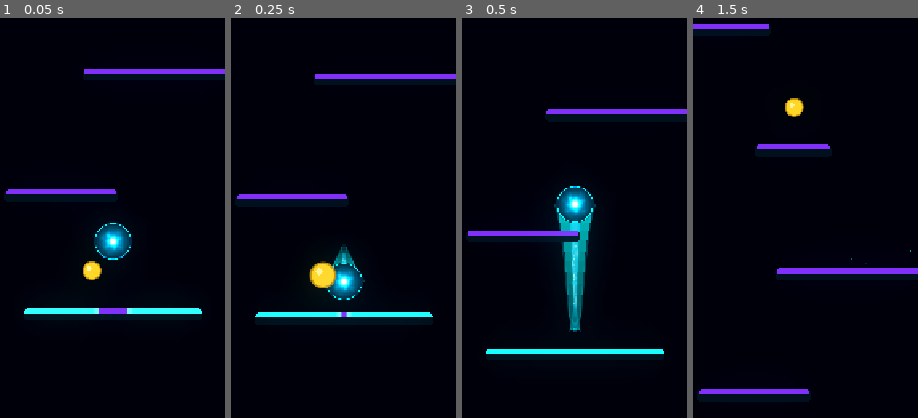
Above: before the commit, frames 1-4 (left to right).
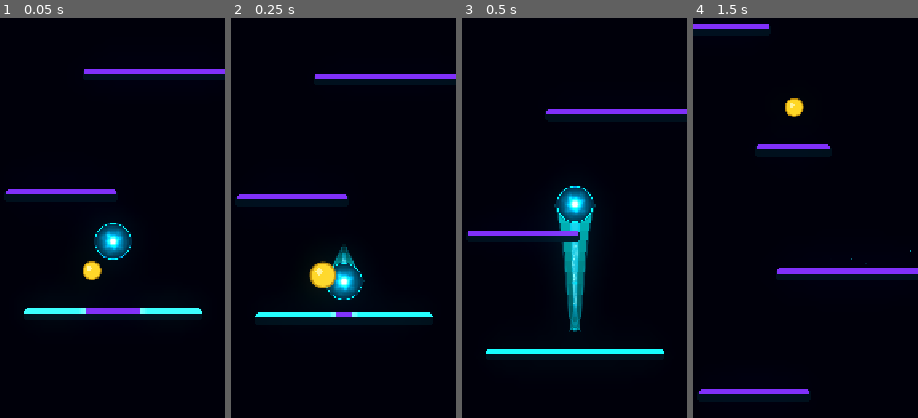
Above: after the commit, the same moments.

Repository: Kryodo/TowerJump
Game: Godot game, scene res://scenes/main.tscn
Same seed, same stepped clock (60 frames per second), same inputs: the game is played once before the commit and once after it.
Inputs (mouse positions are % of the whole screen's width and height, from its top left):
- Up to frame 1 (0.05 s): no input
- Up to frame 2 (0.25 s): no input
- Up to frame 3 (0.5 s): no input
- Up to frame 4 (1.5 s): move the mouse to (72, 45) at 0.52 s; hold Right (ui_right) 0.53-1.25 s; click (72, 45) at 0.67 s; drag from (30, 55) to (47, 31) at 1.27 s
The pictures show only the part of the screen within x 25-75%, y 20-70%; the shares and areas given below are measured in that part.

The runs differ from the first frame. In frame 1, 0.3% of the frame differs, in the area x 35-66%, y 72-74%; in frame 2, 0.1%; in frame 3, nothing differs; in frame 4, nothing differs.

Commit message:
Refine landing charge with time-to-land and width-aware progression

Diff:
--- a/scripts/platform.gd
+++ b/scripts/platform.gd
@@ -104,6 +104,11 @@
 	])
 
 	_neon_edge.color = NEON_COLOR
+	_neon_edge.set_instance_shader_parameter(
+		"platform_width",
+		width * width_scale
+	)
+	_neon_edge.set_instance_shader_parameter("platform_width", width * width_scale)
 
 
 func _physics_process(delta: float) -> void:
@@ -217,76 +222,115 @@
 	if ball == null:
 		return
 
-	var target := _find_best_landing_target(ball)
+	var prediction := _get_best_landing_prediction(ball)
 	var charge := 0.0
 	var target_ratio := 0.5
 
-	if target == self and ball.velocity.y > 0.0:
-		var dy: float = global_position.y - ball.global_position.y
-		var approach_range: float = 360.0
-
-		if dy > 0.0 and dy < approach_range:
-			var g: float = float(ball.gravity)
-			var vy: float = float(ball.velocity.y)
-			var discriminant: float = vy * vy + 2.0 * g * dy
-
-			if discriminant >= 0.0:
-				var t: float = (-vy + sqrt(discriminant)) / g
-				var predicted_x: float = ball.global_position.x + ball.velocity.x * t
-
-				# Account for screen wrap when predicting the landing position.
-				var screen_width: float = float(get_viewport_rect().size.x)
-				if screen_width > 0.0:
-					predicted_x = fmod(predicted_x, screen_width)
-					if predicted_x < 0.0:
-						predicted_x += screen_width
-
-				var local_x: float = predicted_x - global_position.x
-				var landing_margin: float = 18.0
-				var platform_half_width: float = half_width()
-
-				# Also test the wrapped horizontal distance, so targets near the
-				# left/right screen edge behave correctly.
-				var wrapped_local_x: float = local_x
-				if screen_width > 0.0:
-					if wrapped_local_x > screen_width * 0.5:
-						wrapped_local_x -= screen_width
-					elif wrapped_local_x < -screen_width * 0.5:
-						wrapped_local_x += screen_width
-
-				if absf(wrapped_local_x) <= platform_half_width + landing_margin:
-					target_ratio = clampf(
-						(wrapped_local_x + platform_half_width) / (width * width_scale),
-						0.0,
-						1.0
-					)
-					charge = 1.0 - clampf(dy / approach_range, 0.0, 1.0)
-					charge = smoothstep(0.0, 1.0, charge)
+	if prediction.is_empty():
+		_neon_edge.set_instance_shader_parameter("approach_charge", 0.0)
+		_neon_edge.set_instance_shader_parameter("approach_target_x", target_ratio)
+		return
+
+	var target: Node2D = prediction["platform"] as Node2D
+	if target != self:
+		_neon_edge.set_instance_shader_parameter("approach_charge", 0.0)
+		_neon_edge.set_instance_shader_parameter("approach_target_x", target_ratio)
+		return
+
+	var time_to_land: float = prediction["time_to_land"]
+	var predicted_x: float = prediction["predicted_x"]
+	var screen_width: float = float(get_viewport_rect().size.x)
+	var local_x: float = predicted_x - global_position.x
+
+	if screen_width > 0.0:
+		if local_x > screen_width * 0.5:
+			local_x -= screen_width
+		elif local_x < -screen_width * 0.5:
+			local_x += screen_width
+
+	# Keep the real predicted landing point, but constrain only the visual
+	# target so the charge can converge cleanly without snapping to center.
+	var target_min := _visual_target_margin()
+	var target_max := 1.0 - target_min
+	target_ratio = clampf(
+		(local_x + half_width()) / (width * width_scale),
+		target_min,
+		target_max
+	)
+
+	# Smaller platforms get a longer perceived charge window. The window is
+	# still driven entirely by the predicted time-to-land, not by distance.
+	var effective_width: float = width * width_scale
+	var width_factor: float = clampf(
+		inverse_lerp(100.0, 320.0, effective_width),
+		0.0,
+		1.0
+	)
+	var charge_window: float = lerpf(1.35, 0.80, width_factor)
+	var raw_charge: float = 1.0 - clampf(time_to_land / charge_window, 0.0, 1.0)
+
+	# Continuous milestone-shaped progression:
+	# 0 -> 20 -> 50 -> 70 -> 80 -> 95 -> 100.
+	# The milestones are only shaping points; there are no discrete stages.
+	charge = _shape_approach_charge(raw_charge)
+
+	# Never visually claim a completed connection before the actual landing.
+	charge = minf(charge, 0.995)
 
 	_neon_edge.set_instance_shader_parameter("approach_charge", charge)
 	_neon_edge.set_instance_shader_parameter("approach_target_x", target_ratio)
 
 
-func _find_best_landing_target(ball: CharacterBody2D) -> Node2D:
+func _shape_approach_charge(value: float) -> float:
+	var x := clampf(value, 0.0, 1.0)
+
+	if x < 0.20:
+		return 0.20 * smoothstep(0.0, 1.0, x / 0.20)
+	if x < 0.50:
+		return 0.20 + 0.30 * smoothstep(0.0, 1.0, (x - 0.20) / 0.30)
+	if x < 0.70:
+		return 0.50 + 0.20 * smoothstep(0.0, 1.0, (x - 0.50) / 0.20)
+	if x < 0.80:
+		return 0.70 + 0.10 * smoothstep(0.0, 1.0, (x - 0.70) / 0.10)
+	if x < 0.95:
+		return 0.80 + 0.15 * smoothstep(0.0, 1.0, (x - 0.80) / 0.15)
+	return 0.95 + 0.05 * smoothstep(0.0, 1.0, (x - 0.95) / 0.05)
+
+
+func _visual_target_margin() -> float:
+	var effective_width: float = width * width_scale
+	var width_factor: float = clampf(
+		inverse_lerp(100.0, 320.0, effective_width),
+		0.0,
+		1.0
+	)
+	# Small platforms preserve almost the full predicted landing range.
+	# Wider platforms get a slightly safer interior target.
+	return lerpf(0.08, 0.18, width_factor)
+
+
+func _get_best_landing_prediction(ball: CharacterBody2D) -> Dictionary:
 	if ball.velocity.y <= 0.0:
-		return null
+		return {}
 
 	var candidates: Array[Node] = get_tree().get_nodes_in_group("platforms")
 	var best: Node2D = null
 	var best_dy: float = INF
+	var best_time: float = 0.0
+	var best_x: float = 0.0
 	var g: float = float(ball.gravity)
 	var vy: float = float(ball.velocity.y)
 	var screen_width: float = float(get_viewport_rect().size.x)
 
 	if g <= 0.0:
-		return null
+		return {}
 
 	for candidate in candidates:
 		if not candidate is Node2D:
 			continue
 
 		var platform := candidate as Node2D
-		if not platform.visible:
+		if not platform.visible or not platform.has_method("half_width"):
 			continue
 
 		var platform_dy: float = platform.global_position.y - ball.global_position.y
@@ -297,11 +341,11 @@
 		if discriminant < 0.0:
 			continue
 
-		var t: float = (-vy + sqrt(discriminant)) / g
-		if t <= 0.0:
+		var time_to_land: float = (-vy + sqrt(discriminant)) / g
+		if time_to_land <= 0.0:
 			continue
 
-		var predicted_x: float = ball.global_position.x + ball.velocity.x * t
+		var predicted_x: float = ball.global_position.x + ball.velocity.x * time_to_land
 		if screen_width > 0.0:
 			predicted_x = fmod(predicted_x, screen_width)
 			if predicted_x < 0.0:
@@ -321,8 +365,24 @@
 			if platform_dy < best_dy:
 				best_dy = platform_dy
 				best = platform
-
-	return best
+				best_time = time_to_land
+				best_x = predicted_x
+
+	if best == null:
+		return {}
+
+	return {
+		"platform": best,
+		"time_to_land": best_time,
+		"predicted_x": best_x,
+	}
+
+
+func _find_best_landing_target(ball: CharacterBody2D) -> Node2D:
+	var prediction := _get_best_landing_prediction(ball)
+	if prediction.is_empty():
+		return null
+	return prediction["platform"] as Node2D
 
 
 func _start_breaking() -> void:
